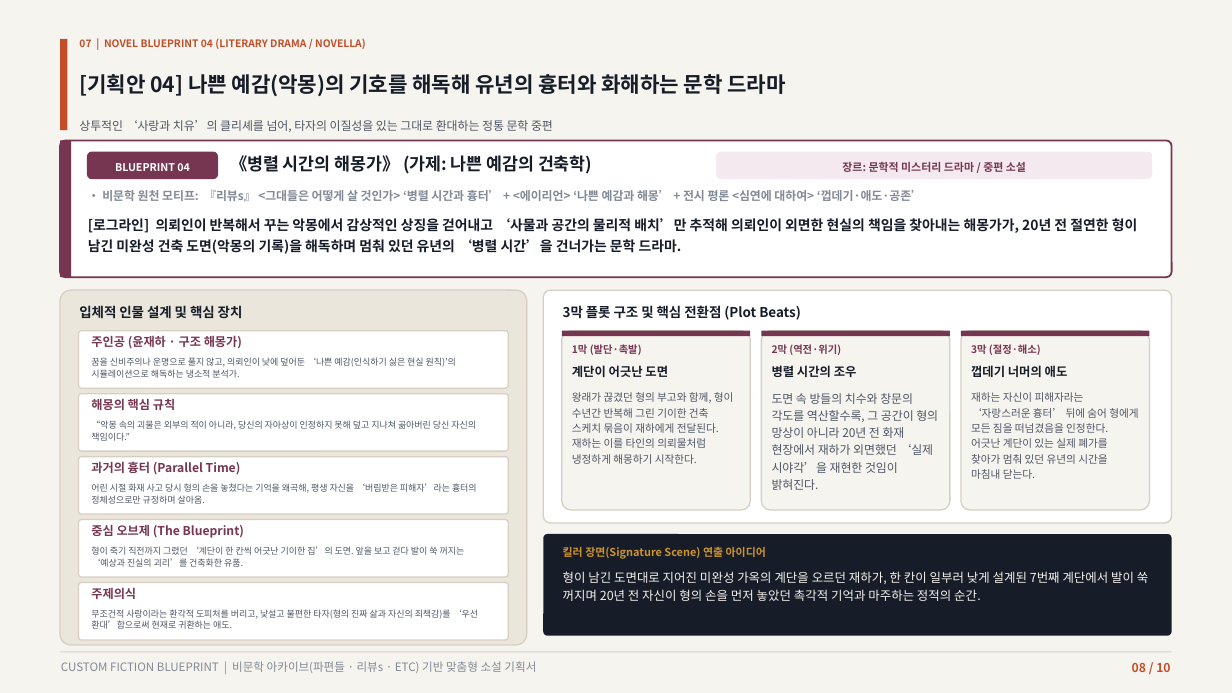
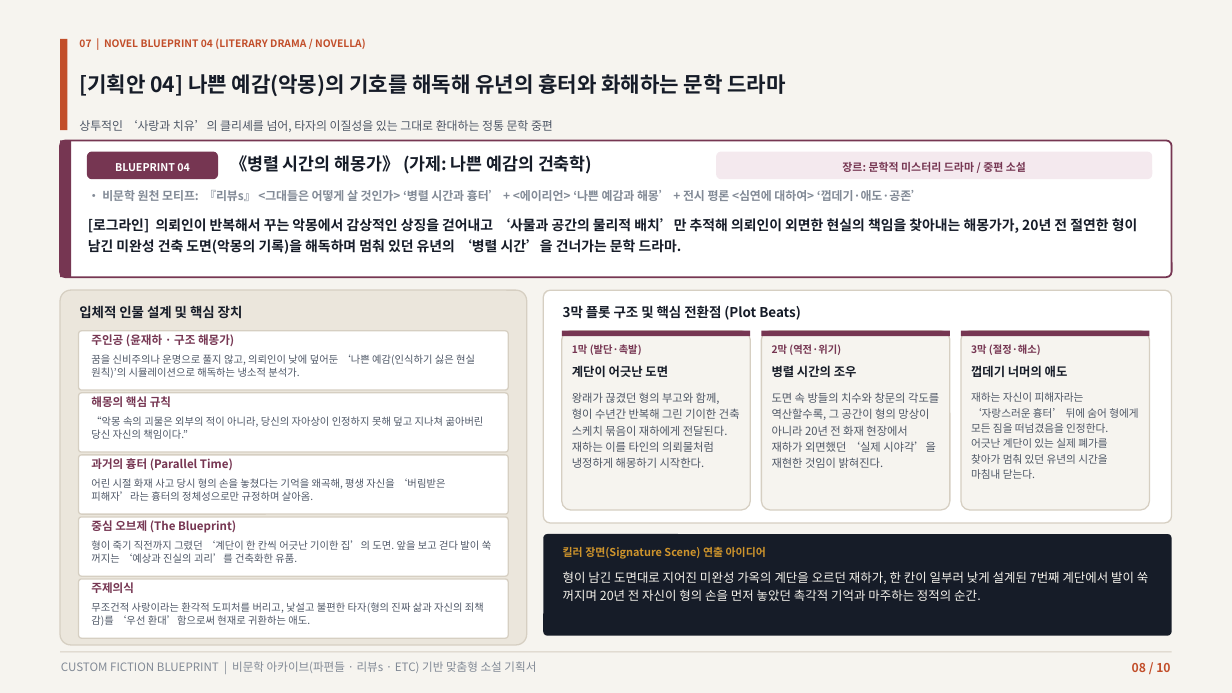
Before and after one commit to lietzsche/dev-lab, a slide deck: slide 8 of 맞춤형_소설기획_제안서.pptx. Drawn at 1232x693 pixels with LibreOffice and Linux fonts; fonts in the diff are those of the drawing. Boxes give left, top, right and bottom in pixels: in the first picture for what was removed or moved away, otherwise in the second. Text is boxed around its words. In the diff, an @@ line names an element or a change of style, - is before the commit and + after.

```diff
--- a/맞춤형_소설기획_제안서.pptx
+++ b/맞춤형_소설기획_제안서.pptx
@@ text "왕래가 끊겼던 형의 부고와 함께, ..." at <box>572,392,740,468</box>: size 8.3 to 8.8 pt @@
@@ text "도면 속 방들의 치수와 창문의 ..." at <box>772,392,939,468</box>: size 9.3 to 8.8 pt @@
@@ rounded rectangle: place and size @@
-rounded rectangle at <box>79,583,508,640</box>
+rounded rectangle at <box>79,579,508,639</box>
@@ size 9.5 to 9 pt in 5 elements at <box>91,334,234,346</box>, <box>91,396,171,407</box>, <box>91,458,233,470</box>, <box>91,520,236,533</box>, <box>91,582,134,593</box> @@
@@ size 7 to 8 pt in 5 elements at <box>91,354,475,378</box>, <box>91,416,484,439</box>, <box>91,478,445,501</box>, <box>91,540,491,563</box>, <box>91,602,484,626</box> @@
@@ text "무조건적 사랑이라는 환각적 도피처를 버리고, ...": place and size @@
-text "무조건적 사랑이라는 환각적 도피처를 버리고, ..." at <box>91,609,478,629</box>
+text "무조건적 사랑이라는 환각적 도피처를 버리고, ..." at <box>91,602,484,626</box>
```
Also in this commit, not shown: 8 other slides changed, 14 other files.
